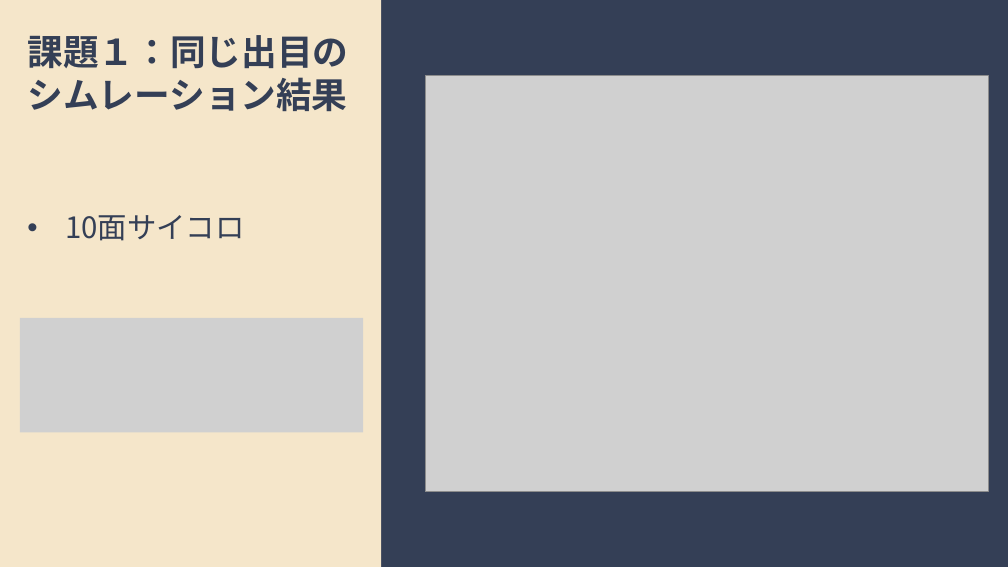
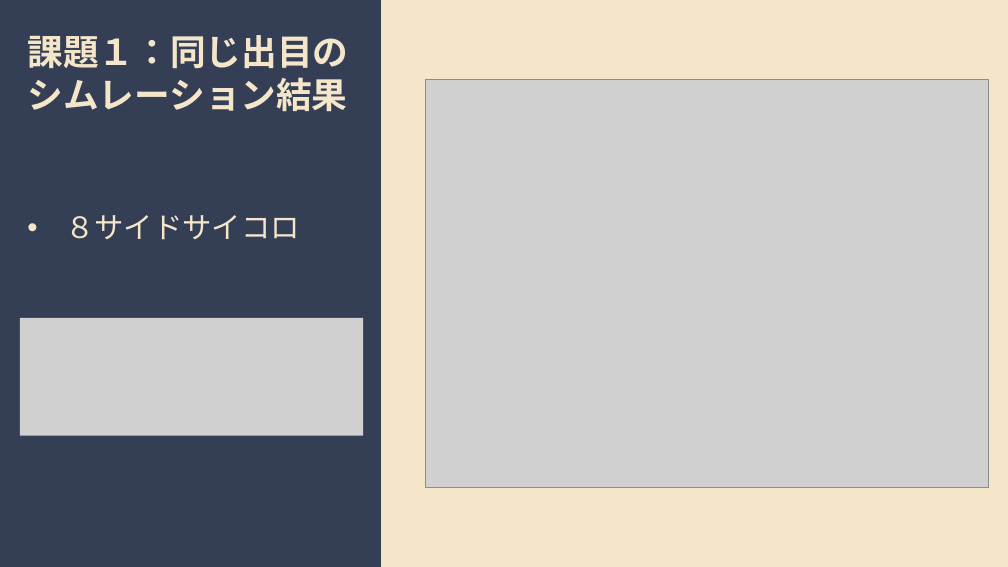
Before and after one commit to imamkhairi/jikkenII, a slide deck: slide 8 of random/presentation/presentation.pptx. Drawn at 1008x567 pixels with LibreOffice and Linux fonts; fonts in the diff are those of the drawing; grey boxes stand for pictures. Boxes give left, top, right and bottom in pixels: in the first picture for what was removed or moved away, otherwise in the second. Text is boxed around its words. In the diff, an @@ line names an element or a change of style, - is before the commit and + after.

```diff
--- a/random/presentation/presentation.pptx
+++ b/random/presentation/presentation.pptx
@@ rectangle removed at (0, 0, 381, 567) @@
@@ text "課題１：同じ出目の" at (27, 35, 348, 111): text colour #343F56 to #F5E6CA @@
@@ rectangle added at (381, 0, 1008, 567), fill #F5E6CA @@
@@ picture: place and size @@
-picture at (426, 76, 988, 492)
+picture at (426, 80, 988, 488)
@@ text at (65, 215, 300, 240): text changed; text colour #343F56 to #F5E6CA @@
-• 10面サイコロ
+• ８サイドサイコロ
```
Also in this commit, not shown: 7 other slides changed, 13 slides added, 36 other files.
